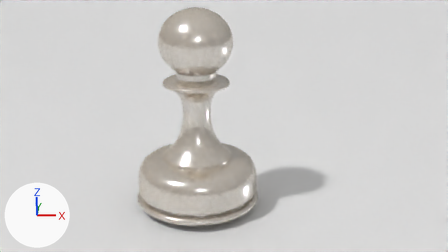
The Blender file Render/pawn.blend as it was, and as the next commit left it.
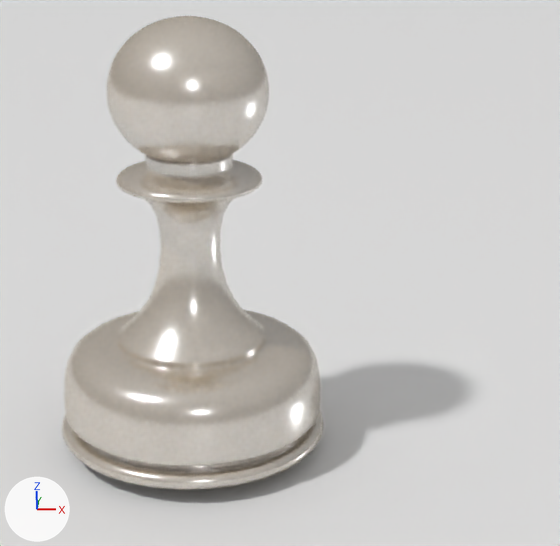
There are two pictures of each version: one from the file's camera 'Camera', one close up on the part from 24% to 82% of the width and 0% to 100% of the height. Arrows for +X, +Y and +Z are at lower left; the lights stay in place.

Script lines for the objects in view, before the commit:
```python
me_cylinder_001 = bpy.data.meshes.new('Cylinder.001')
me_cylinder_001.from_pydata(...)  # 1361 vertices, 1345 faces; spans x -1.0..1.0, y -1.0..1.0, z -1.0..3.76
me_cylinder_001.polygons.foreach_set('use_smooth', [True] * 1345)
me_cylinder_001.materials.append(mat_piece)  # beige #d0bda2
me_plane = bpy.data.meshes.new('Plane')
me_plane.from_pydata([(-1.0, -1.0, 0.0), (1.0, -1.0, 0.0), (-1.0, 1.0, 0.0), (1.0, 1.0, 0.0)], [], [(0, 1, 3, 2)])
ob_cylinder = bpy.data.objects.new('Cylinder', me_cylinder_001)
ob_cylinder.location = (0.0, 0.0, 1.03)
ob_cylinder.scale = (1.49, 1.49, 1.0)
_m = ob_cylinder.modifiers.new('Subdivision', 'SUBSURF')
_m.levels = 3
_m.render_levels = 3
ob_plane = bpy.data.objects.new('Plane', me_plane)
ob_plane.location = (0.0, 0.0, 0.0)
ob_plane.scale = (53.2, 53.2, 53.2)
```
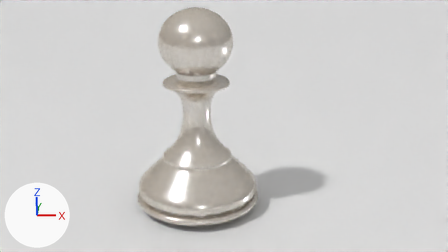
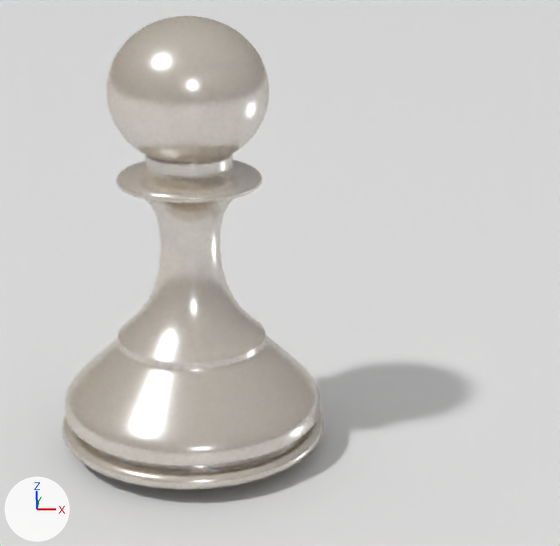
Commit message: more uniform base pawn

Changed parts and their boxes (x1, y1, x2, y2) in the close-ups (560 x 546 px):
part 1 of me_cylinder_001, built on: before (64, 309, 320, 454); after (65, 336, 320, 463)

Patch to the scene script:
```diff
--- a/Render/pawn.blend.py
+++ b/Render/pawn.blend.py
@@ me_cylinder_001 @@
 # used by ob_cylinder; location = (0.0, 0.0, 1.03); scale = (1.49, 1.49, 1.0)
-me_cylinder_001.from_pydata(...)  # 1361 vertices, 1345 faces; spans x -1.0..1.0, y -1.0..1.0, z -1.0..3.76
+me_cylinder_001.from_pydata(...)  # 1393 vertices, 1377 faces; spans x -1.0..1.0, y -1.0..1.0, z -1.0..3.76
+# me_cylinder_001 part 1
+# 32 faces are deleted
+# 32 vertices in x -0.96..0.96, y -0.96..0.96, z 0.2 move by (0.0, 0.0, -0.63)
+# 32 vertices are added at x -0.92..0.92, y -0.92..0.92, z -0.32
+# 64 new faces join them
 me_cylinder_001.materials.append(mat_piece)
```
